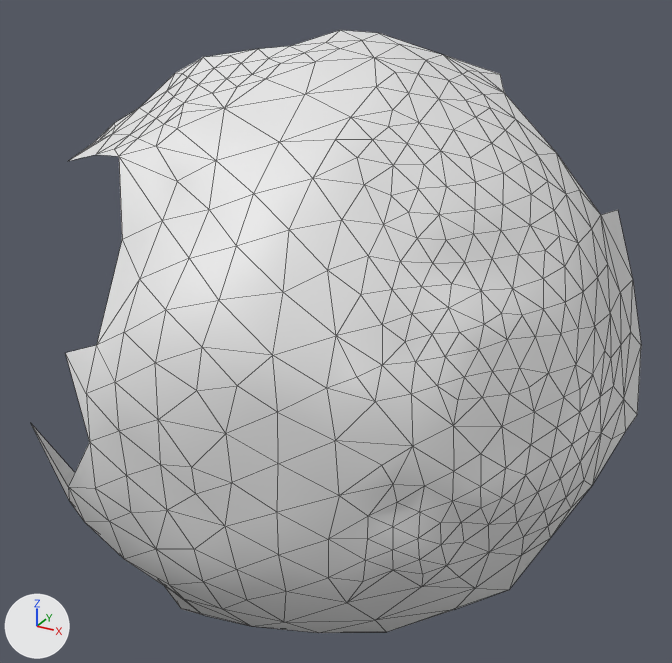
Before and after pictures for a commit that changed the OBJ model res/final/onecam_fullvolume/cleanedup/FullVolium.000152.obj.
Rendered twice from a camera (50 mm lens) standing at (-550.1, 249.3, -98.9) and looking at (-646.8, 425.0, -186.7). The lights are fixed; the arrows at lower left show +X, +Y and +Z. Mesh edges are drawn as thin lines. Where no turn or scale is listed for an object, it has been applied to the vertices.

The first picture shows 'FullVolium.000152'.
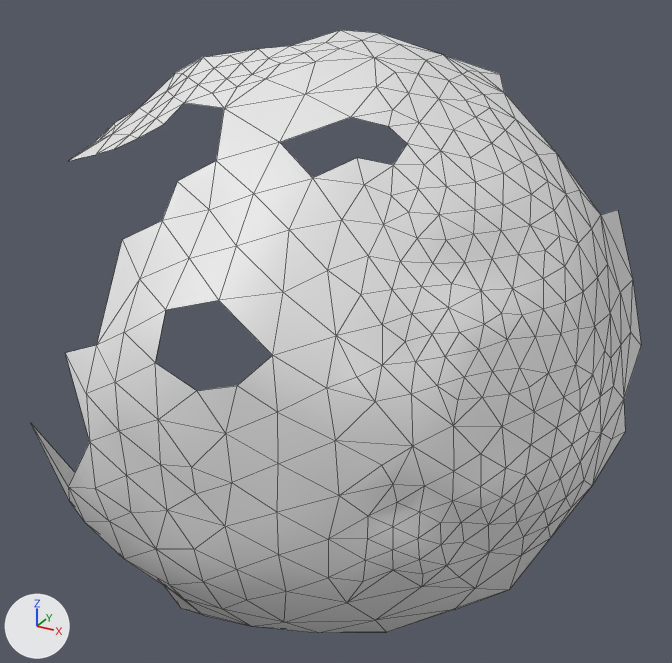
Pixel boxes (x1, y1, x2, y2) of what changed, in the pictures (672 x 663 px):
part 1 of me_fullvolium_000152, deleted
    before: (624, 348, 641, 432)
part 2 of me_fullvolium_000152, deleted
    before: (96, 103, 407, 240)
part 3 of me_fullvolium_000152, deleted
    before: (155, 300, 272, 391)

The change, as a list of edits to the scene's bpy script:
```text
Change me_fullvolium_000152:
    used by ob_fullvolium_000152; location = (0.0, 0.0, 0.0)
    verts and faces of me_fullvolium_000152; kept vertices keep their numbers, new ones are numbered from 318
    before: 40 (-584.4, 451.2, -200.9) at pixel (623, 399), 41 (-583.9, 456.4, -212.0) at pixel (625, 431), 42 (-583.3, 466.8, -212.3) at pixel (637, 414), 46 (-584.9, 468.1, -193.9) at pixel (641, 345)
    before: 243 (-646.1, 370.7, -177.6) at pixel (196, 390), 271 (-633.6, 377.4, -170.3) at pixel (272, 355), 285 (-655.1, 374.6, -164.7) at pixel (165, 309), 286 (-655.4, 370.7, -174.0) at pixel (155, 362), 288 (-645.9, 373.0, -169.7) at pixel (202, 347)
    before: 298 (-645.1, 377.6, -161.9) at pixel (218, 300), 308 (-638.7, 373.1, -175.8) at pixel (237, 385)
    remove me_fullvolium_000152.from_pydata(...)  # 318 vertices, 599 faces; spans x -710.6..-583.3, y 368.4..475.5, z -264.2..-121.2
    add me_fullvolium_000152.from_pydata(...)  # 310 vertices, 567 faces; spans x -710.6..-583.9, y 368.4..475.5, z -264.2..-121.2
    me_fullvolium_000152 part 1
    add delete_vertices([42])  # with the faces that use them
    me_fullvolium_000152 part 2
    6 vertices are removed from x -676.9..-629.7, y 390.0..408.5, z -141.5..-133.8
    24 faces are deleted
    me_fullvolium_000152 part 3
    add delete_vertices([288])  # with the faces that use them
```
